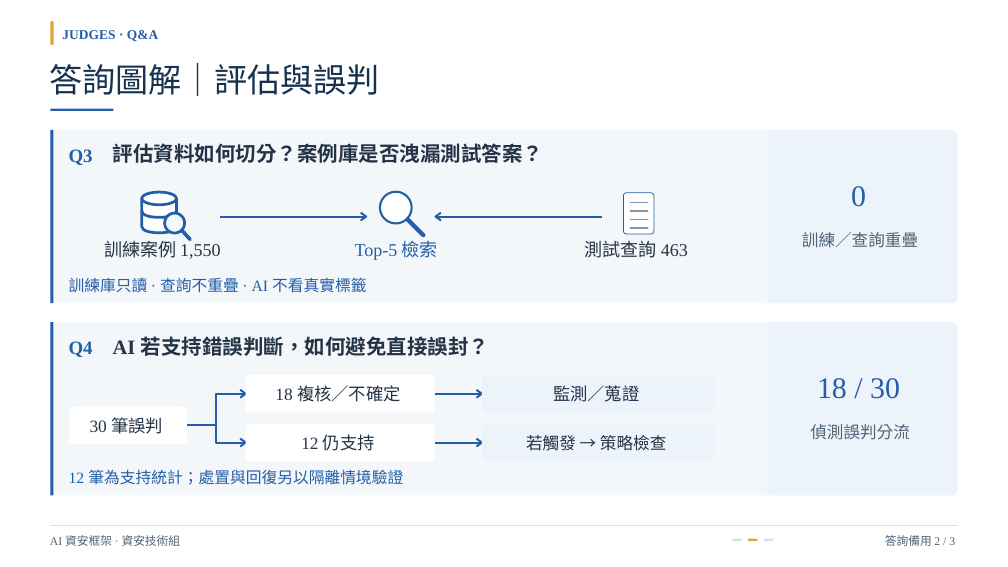
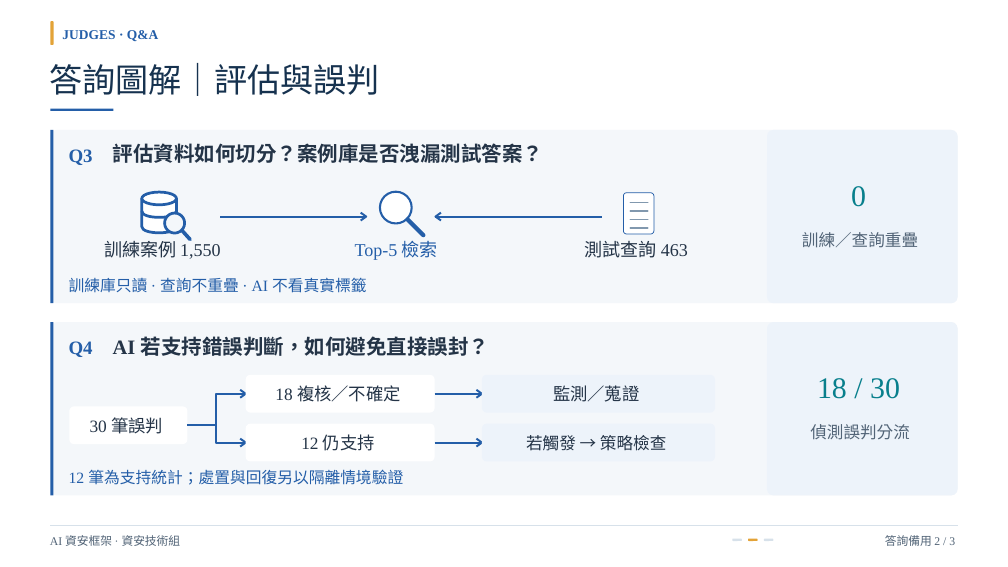
Before and after one commit to Lily09-project/innoserve-competition, a slide deck: slide 11 of deliverables/決賽簡報_AI資安框架.pptx. Drawn at 1008x567 pixels with LibreOffice and Linux fonts; fonts in the diff are those of the drawing. Boxes give left, top, right and bottom in pixels: in the first picture for what was removed or moved away, otherwise in the second. Text is boxed around its words. In the diff, an @@ line names an element or a change of style, - is before the commit and + after.

```diff
--- a/deliverables/決賽簡報_AI資安框架.pptx
+++ b/deliverables/決賽簡報_AI資安框架.pptx
@@ text "0" at (x1=851, y1=186, x2=866, y2=207): text colour #245EA8 to #087F8C @@
@@ text "18 / 30" at (x1=817, y1=378, x2=900, y2=399): text colour #245EA8 to #087F8C @@
```
Also in this commit, not shown: 4 other slides changed, 23 other files.
